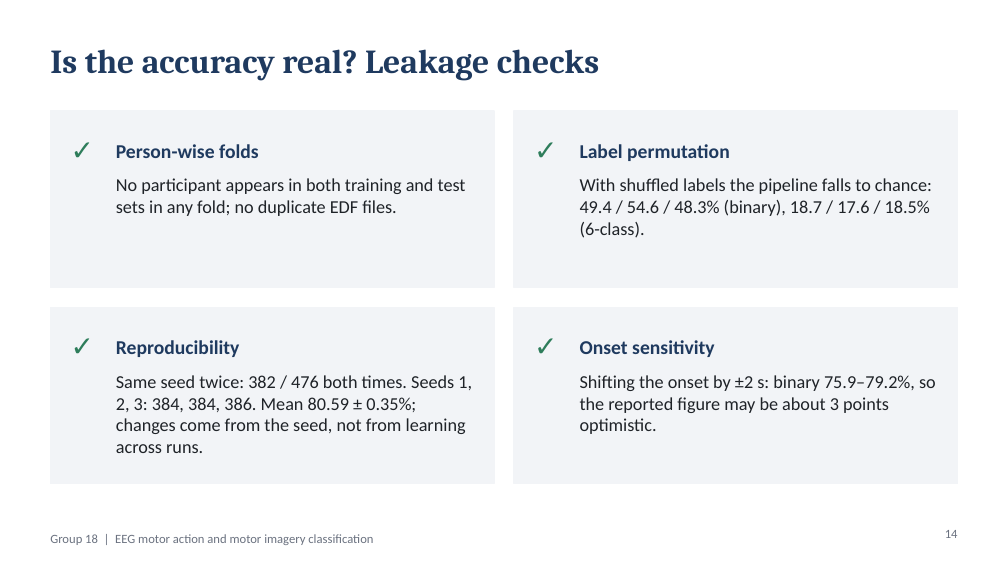
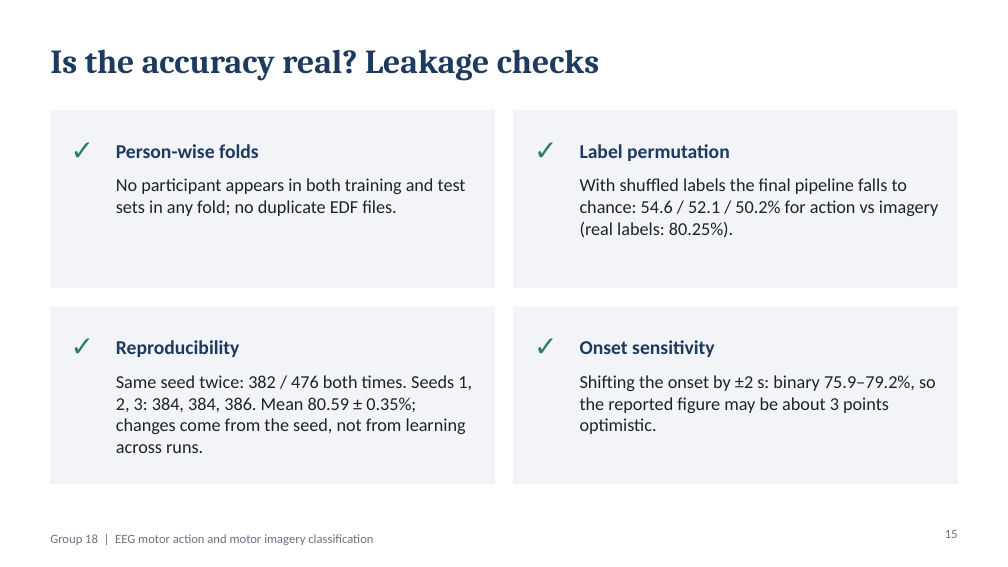
Before and after one commit to tanaydarshan/bci-motor-imagery-grp18, a slide deck: slide 15 of presentation/BCI_Group18_Review.pptx (slide 14 before the commit). Drawn at 1008x567 pixels with LibreOffice and Linux fonts; fonts in the diff are those of the drawing. Boxes give left, top, right and bottom in pixels: in the first picture for what was removed or moved away, otherwise in the second. Text is boxed around its words. In the diff, an @@ line names an element or a change of style, - is before the commit and + after.

```diff
--- a/presentation/BCI_Group18_Review.pptx
+++ b/presentation/BCI_Group18_Review.pptx
@@ text at <box>580,178,938,238</box>: text changed @@
-With shuffled labels the pipeline falls to chance: 49.4 / 54.6 / 48.3% (binary), 18.7 / 17.6 / 18.5% (6-class).
+With shuffled labels the final pipeline falls to chance: 54.6 / 52.1 / 50.2% for action vs imagery (real labels: 80.25%).
@@ page number at <box>945,530,958,538</box>: text changed @@
-14
+15
```
Also in this commit, not shown: 1 other slide changed, 1 slide added, 5 other files.
